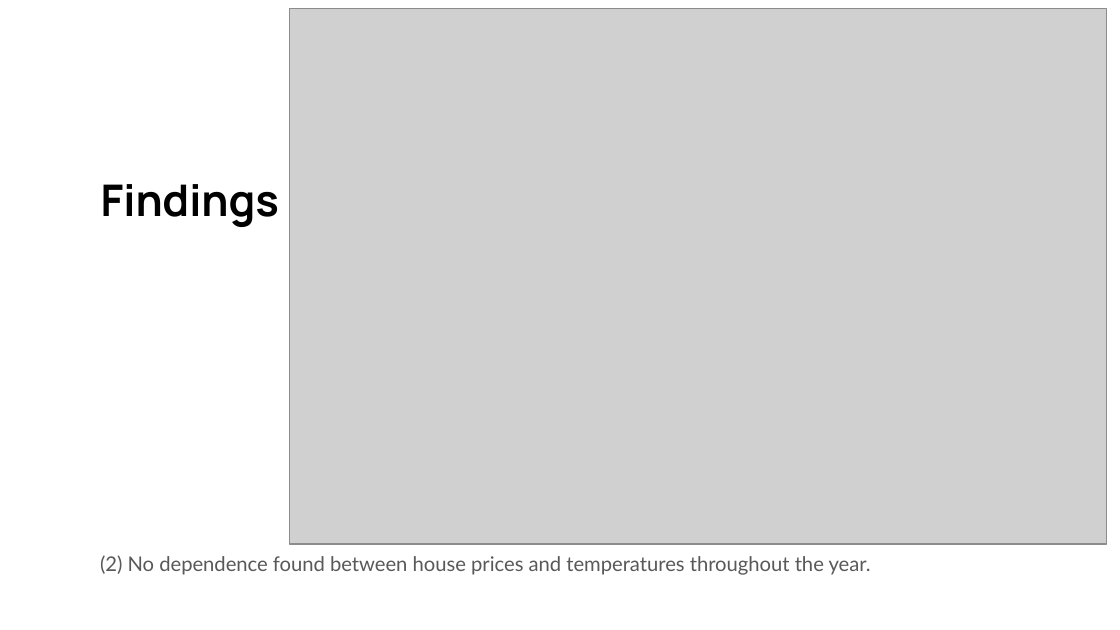
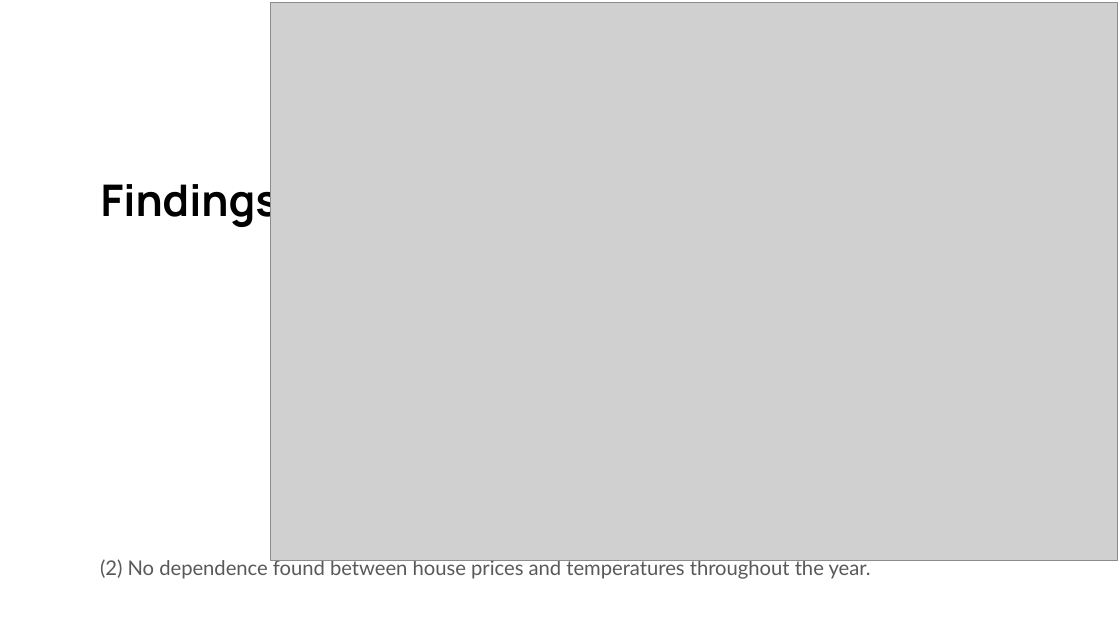
Before and after one commit to kavehamini/WeatherVsHomeSalesProject1, a slide deck: slide 6 of Weather vs Home Sales in King County, WA.pptx (slide 7 before the commit). Drawn at 1120x630 pixels with LibreOffice and Linux fonts; fonts in the diff are those of the drawing; grey boxes stand for pictures. Boxes give left, top, right and bottom in pixels: in the first picture for what was removed or moved away, otherwise in the second. Text is boxed around its words. In the diff, an @@ line names an element or a change of style, - is before the commit and + after.

```diff
--- a/Weather vs Home Sales in King County, WA.pptx
+++ b/Weather vs Home Sales in King County, WA.pptx
@@ picture: place and size @@
-picture at [290,9,1107,544]
+picture at [271,2,1118,560]
@@ text "(2) No dependence found between ...": place and size @@
-text "(2) No dependence found between ..." at [100,555,871,575]
+text "(2) No dependence found between ..." at [100,558,871,579]
```
Also in this commit, not shown: 9 other slides changed, 1 slide added, 2 slides removed.
